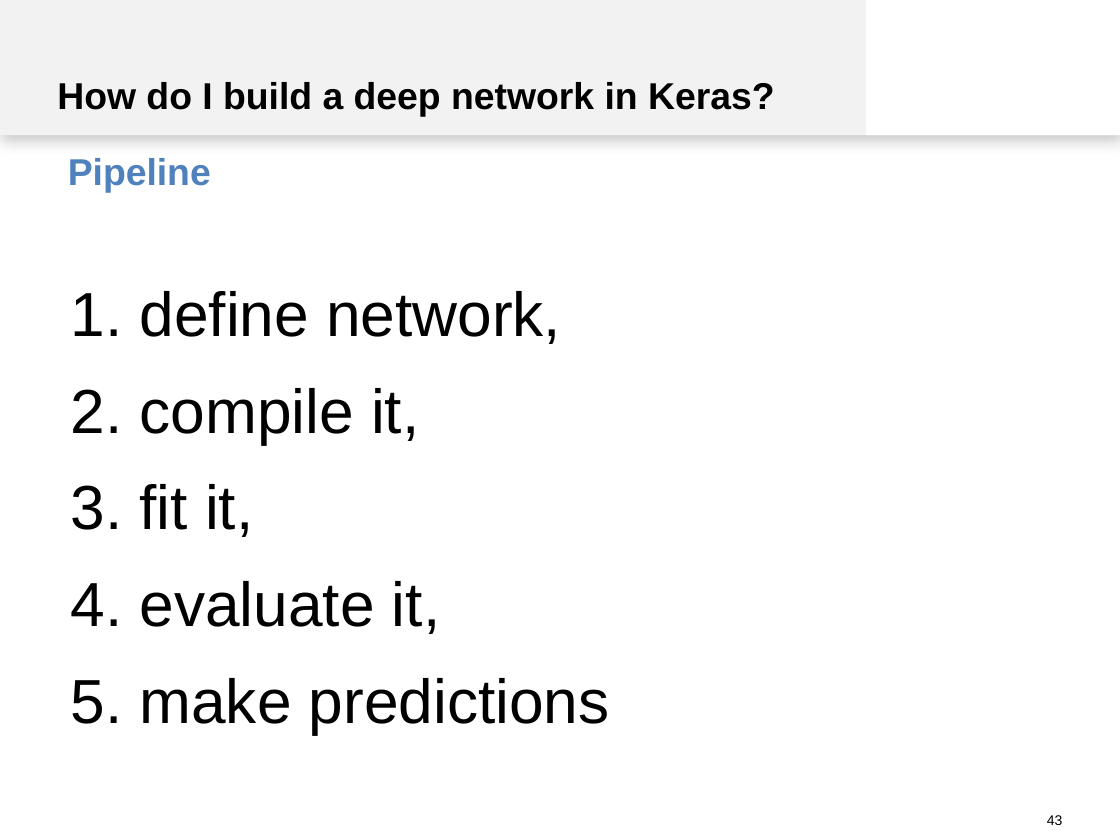
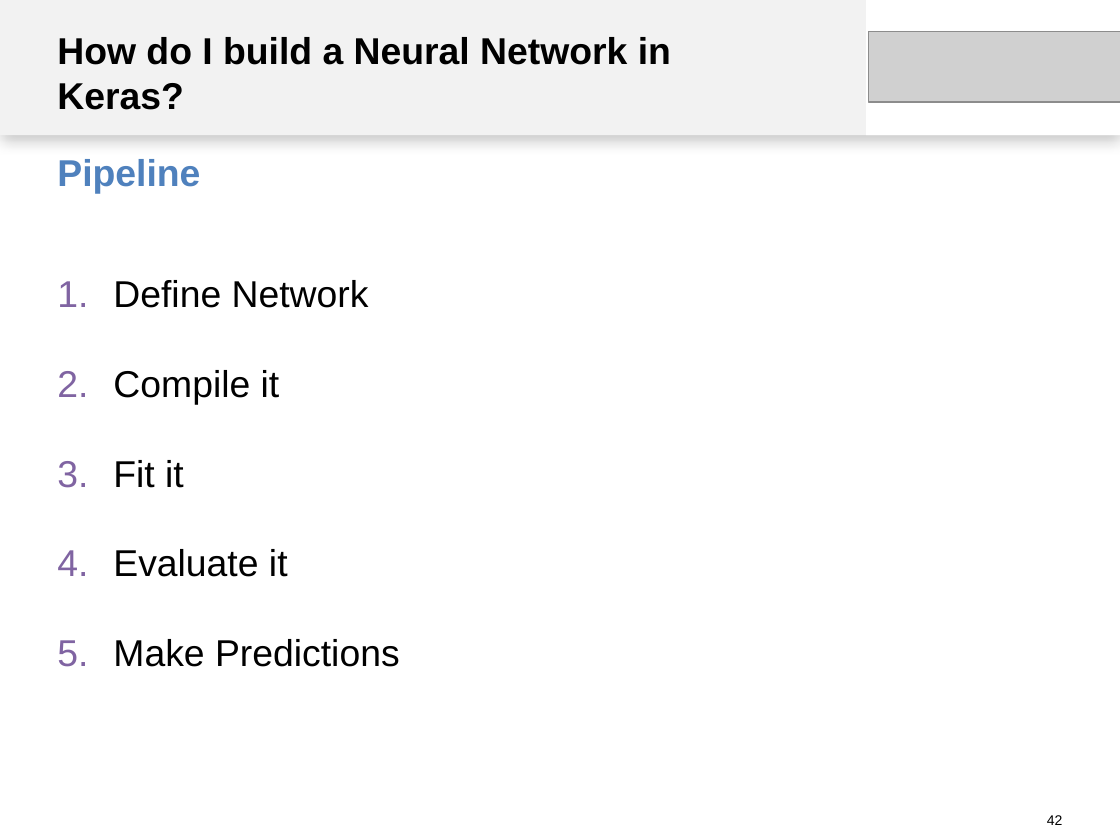
Before and after one commit to spinfo/LSS_DLwithText, a slide deck: slide 42 of docs/introduction.pptx (slide 43 before the commit). Drawn at 1120x840 pixels with LibreOffice and Linux fonts; fonts in the diff are those of the drawing; grey boxes stand for pictures. Boxes give left, top, right and bottom in pixels: in the first picture for what was removed or moved away, otherwise in the second. Text is boxed around its words. In the diff, an @@ line names an element or a change of style, - is before the commit and + after.

```diff
--- a/docs/introduction.pptx
+++ b/docs/introduction.pptx
@@ text at bbox=[57, 37, 671, 110]: text changed @@
-How do I build a deep network in Keras?
+How do I build a Neural Network in Keras?
@@ picture added at bbox=[869, 31, 1120, 102] @@
@@ text "Pipeline" at bbox=[57, 159, 200, 194]: indent changed; less space between paragraphs; vertical alignment bottom to middle @@
@@ text "Define Network" at bbox=[113, 280, 400, 667]: vertical alignment bottom to top @@
@@ text at bbox=[113, 280, 400, 667]: text changed; size 40 to 24 pt @@
-1. define network,
-2. compile it,
-3. fit it,
-4. evaluate it,
-5. make predictions
+1. Define Network
+2. Compile it
+3. Fit it
+4. Evaluate it
+5. Make Predictions
```
Also in this commit, not shown: 34 other slides changed, 2 slides added, 3 slides removed.
